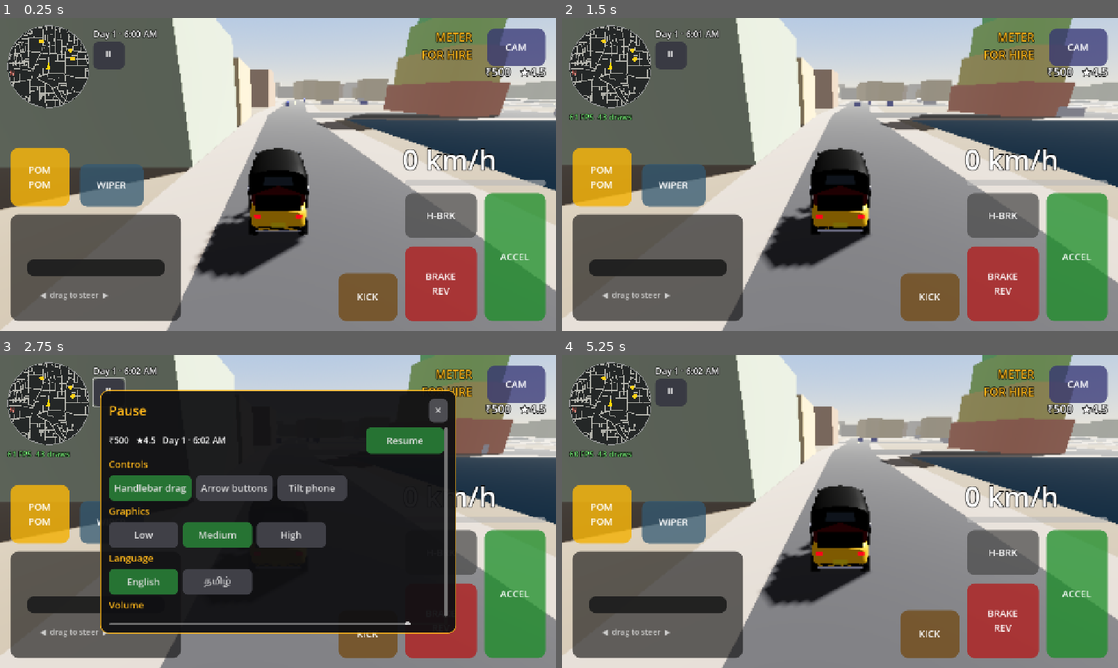
Above: before the commit, frames 1-4 (two rows, left to right).
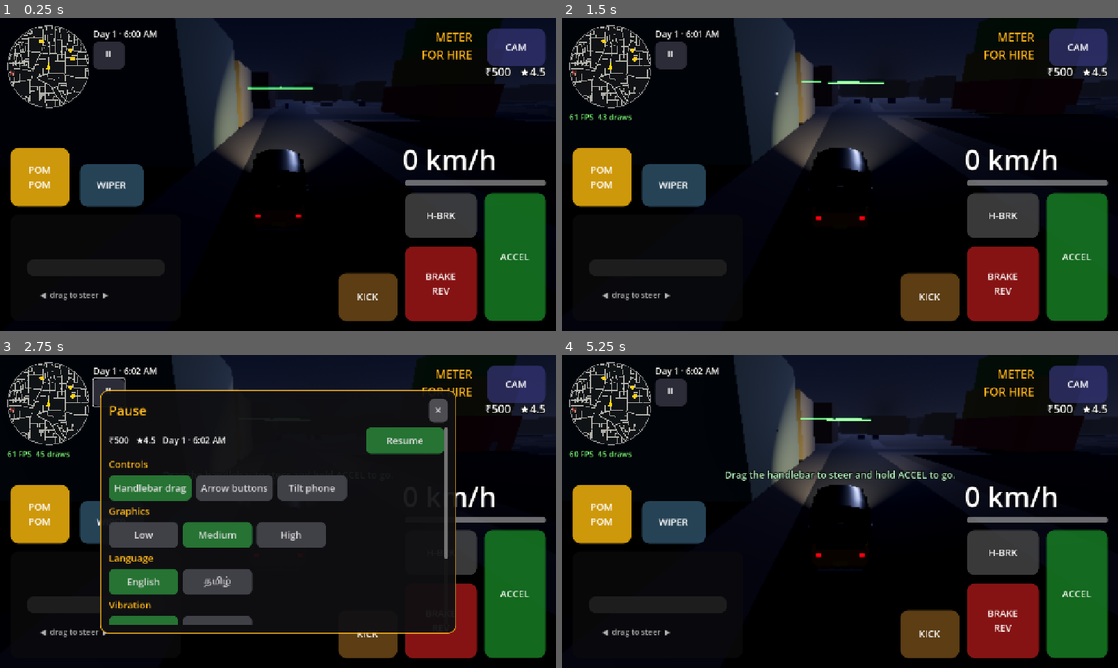
Above: after the commit, the same moments.

Repository: DavidRajPaul/Auto-Simulator-Game-GoDot
Game: Godot game, scene res://scenes/main_chennai.tscn
The game is run twice, just before and just after one commit, with the same random seed, the same clock (stepped at 60 frames per second) and the same inputs.
Inputs (mouse positions are in pixels of both pictures, inside the frame that each line leads up to):
- Up to frame 1 (0.25 s): no input
- Up to frame 2 (1.5 s): move the mouse to (962, 158) at 0.52 s; hold D (steer_right) 0.53-1.25 s; tap H (horn) at 0.6 s; click (962, 158) at 0.67 s; drag from (728, 190) to (812, 237) at 1.27 s
- Up to frame 3 (2.75 s): click "⏸" at 2 s
- Up to frame 4 (5.25 s): click "English" at 2.75 s; click (706, 627) at 3.5 s, where only the run after the commit has a clickable "On"; click (778, 627) at 4.25 s, where only the run after the commit has a clickable "Off"; click "✕" at 5 s

The runs differ from the first frame. In frame 1, 90% of the frame differs, in the area x 0-100%, y 0-100%; in frame 2, 90%; in frame 3, 45%; in frame 4, 90%.

Commit message:
Comfort pack + day/night atmosphere
- ComfortAssist: auto-recover when flipped, Reset-auto offer when stuck,
  guidance arrow (route / nearest rider), first-run hints, haptics
- Atmosphere: sun path over the shift clock, golden hour, night, monsoon
  overcast + fog; auto headlight switches on at dusk or in rain
- GameState weather (monsoon rain windows), pause on focus loss
- Gentler steering curve, speed-based FOV, Vibration/Guide-arrow settings

Co-Authored-By: Claude Opus 5.5 <noreply@anthropic.com>
Claude-Session: https://claude.ai/code/session_01NZmjcP87RjyuMBvBCQaTLX

Diff:
--- a/autoloads/GameState.gd
+++ b/autoloads/GameState.gd
@@ -51,8 +51,11 @@
 var stand_respect_xp: int = 100
 var star_rating: float = 4.5
 var completed_savaris: int = 0
-## Set by the weather system (Phase 5). Riders haggle less and monsoon riders appear.
+## Set by the weather schedule below. Riders haggle less and monsoon riders appear.
 var is_raining: bool = false
+## Today's rain window in shift minutes ([-1, -1] = dry day). NE monsoon: Oct–Dec.
+var rain_window: Vector2 = Vector2(-1.0, -1.0)
+const MONSOON_RAIN_CHANCE: float = 0.4
 
 var owned_vehicles: PackedStringArray = ["singara_classic"]
 var active_vehicle: String = "singara_classic"
@@ -69,7 +72,8 @@
 var shift_running: bool = true
 var day_stats: Dictionary = {"earned": 0, "rides": 0, "fuel_spent": 0, "repairs": 0}
 
-var settings: Dictionary = {"control_scheme": 0, "graphics": 1, "language": "en", "master_volume": 0.9, "engine_volume": 0.8}
+var settings: Dictionary = {"control_scheme": 0, "graphics": 1, "language": "en", "master_volume": 0.9, "engine_volume": 0.8,
+	"vibration": true, "guidance_arrow": true, "tutorial_step": 0}
 
 ## Saving is disabled for test runs so suites never read or clobber a real profile.
 var persistence_enabled: bool = true
@@ -82,6 +86,7 @@
 	for a: String in OS.get_cmdline_args():
 		if a.begins_with("res://tests/"):
 			persistence_enabled = false
+	roll_weather()
 	if persistence_enabled:
 		load_game()
 	SignalBus.player_collision.connect(_on_collision)
@@ -98,6 +103,7 @@
 		return
 	if shift_running:
 		shift_minute += delta * GAME_MIN_PER_SECOND
+		_update_weather()
 		_clock_emit_timer += delta
 		if _clock_emit_timer >= 1.0:
 			_clock_emit_timer = 0.0
@@ -112,6 +118,9 @@
 func _notification(what: int) -> void:
 	if what == NOTIFICATION_APPLICATION_PAUSED or what == NOTIFICATION_WM_CLOSE_REQUEST or what == NOTIFICATION_APPLICATION_FOCUS_OUT:
 		save_game()
+	if what == NOTIFICATION_APPLICATION_PAUSED or what == NOTIFICATION_APPLICATION_FOCUS_OUT:
+		# Phone call / app switch: never leave the auto driving unattended.
+		SignalBus.pause_requested.emit(true)
 
 # --- Money, respect, rating ------------------------------------------------------
 
@@ -293,6 +302,31 @@
 	var h: int = m / 60
 	return "%d:%02d %s" % [((h + 11) % 12) + 1, m % 60, "AM" if h < 12 else "PM"]
 
+func roll_weather() -> void:
+	var rng: RandomNumberGenerator = RandomNumberGenerator.new()
+	rng.seed = hash(day * 7919)
+	var month: int = int(Time.get_date_dict_from_system()["month"])
+	var chance: float = MONSOON_RAIN_CHANCE if month >= 10 or month <= 1 else 0.12
+	if rng.randf() < chance:
+		var start: float = rng.randf_range(540.0, 960.0) # 9 AM – 4 PM
+		rain_window = Vector2(start, start + rng.randf_range(120.0, 300.0))
+	else:
+		rain_window = Vector2(-1.0, -1.0)
+
+## Force weather (tests, debug menu). duration in game minutes.
+func set_rain(on: bool, duration_min: float = 180.0) -> void:
+	rain_window = Vector2(shift_minute, shift_minute + duration_min) if on else Vector2(-1.0, -1.0)
+	_update_weather()
+
+func _update_weather() -> void:
+	var raining: bool = shift_minute >= rain_window.x and shift_minute < rain_window.y
+	if raining != is_raining:
+		is_raining = raining
+		SignalBus.weather_changed.emit(is_raining)
+
+func is_night() -> bool:
+	return shift_minute >= 1140.0 or shift_minute < 375.0 # after 7 PM
+
 func end_shift() -> void:
 	shift_running = false
 	shift_minute = SHIFT_END_MIN
@@ -308,6 +342,8 @@
 	shift_minute = SHIFT_START_MIN
 	shift_running = true
 	day_stats = {"earned": 0, "rides": 0, "fuel_spent": 0, "repairs": 0}
+	roll_weather()
+	_update_weather()
 	SignalBus.shift_clock_updated.emit(day, shift_minute)
 	save_game()
 
@@ -351,7 +387,7 @@
 		"rides": completed_savaris, "owned": Array(owned_vehicles), "active": active_vehicle, "upgrades": upgrades,
 		"horns_owned": horns_owned, "horn": horn_equipped, "paints": Array(paints_owned), "paint": paint_equipped,
 		"fuel": fuel_level, "condition": condition, "day": day, "minute": shift_minute, "day_stats": day_stats,
-		"settings": settings,
+		"settings": settings, "rain": [rain_window.x, rain_window.y],
 	}
 
 func from_dict(d: Dictionary) -> void:
@@ -373,6 +409,8 @@
 	day = int(d.get("day", 1))
 	shift_minute = float(d.get("minute", SHIFT_START_MIN))
 	day_stats = d.get("day_stats", day_stats)
+	var rw: Array = d.get("rain", [-1.0, -1.0])
+	rain_window = Vector2(float(rw[0]), float(rw[1]))
 	var s: Dictionary = d.get("settings", {})
 	for k: String in s:
 		settings[k] = s[k]
--- a/autoloads/SignalBus.gd
+++ b/autoloads/SignalBus.gd
@@ -72,3 +72,10 @@
 signal pause_requested(open: bool)
 signal tow_requested(from_position: Vector3)
 signal teleport_requested(xform: Transform3D)
+# --- Comfort (Phase 5) ------------------------------------------------------
+signal recover_available(available: bool)
+signal recover_requested()
+signal hint_requested(text: String, seconds: float)
+signal weather_changed(raining: bool)
+## Kick-start mini-game: one timed kick (good = landed in the green zone).
+signal kick_timed(good: bool)
--- a/scenes/main_chennai.tscn
+++ b/scenes/main_chennai.tscn
@@ -12,6 +12,8 @@
 [ext_resource type="PackedScene" path="res://scenes/ui/passenger_hud.tscn" id="10"]
 [ext_resource type="Script" path="res://scripts/world/ServicePoints.gd" id="11"]
 [ext_resource type="Script" path="res://scripts/ui/GarageUI.gd" id="12"]
+[ext_resource type="Script" path="res://scripts/vehicle/ComfortAssist.gd" id="13"]
+[ext_resource type="Script" path="res://scripts/world/Atmosphere.gd" id="14"]
 
 [sub_resource type="ProceduralSkyMaterial" id="SkyMat"]
 sky_top_color = Color(0.35, 0.55, 0.85, 1)
@@ -45,6 +47,11 @@
 directional_shadow_mode = 0
 directional_shadow_max_distance = 45.0
 
+[node name="Atmosphere" type="Node" parent="."]
+script = ExtResource("14")
+environment_path = NodePath("../WorldEnvironment")
+sun_path = NodePath("../Sun")
+
 [node name="World" type="Node3D" parent="."]
 script = ExtResource("6")
 player_path = NodePath("../AutoRickshaw")
@@ -66,6 +73,9 @@
 [node name="ServicePoints" type="Node3D" parent="."]
 script = ExtResource("11")
 
+[node name="ComfortAssist" type="Node3D" parent="."]
+script = ExtResource("13")
+
 [node name="SavariManager" type="Node3D" parent="."]
 script = ExtResource("8")
 
--- a/scenes/vehicles/auto_rickshaw.tscn
+++ b/scenes/vehicles/auto_rickshaw.tscn
@@ -41,3 +41,13 @@
 
 [node name="Model" type="Node3D" parent="."]
 script = ExtResource("4")
+
+[node name="Headlight" type="SpotLight3D" parent="." groups=["headlight"]]
+position = Vector3(0, 0.02, -1.36)
+rotation = Vector3(-0.12, 0, 0)
+visible = false
+light_color = Color(1, 0.95, 0.82, 1)
+light_energy = 3.0
+spot_range = 32.0
+spot_angle = 32.0
+spot_attenuation = 0.7
--- a/scripts/passengers/SavariManager.gd
+++ b/scripts/passengers/SavariManager.gd
@@ -130,8 +130,10 @@
 	var weights: Array[float] = []
 	for a: PassengerArchetype in archetypes:
 		var w: float = a.spawn_weight * (2.0 if zone_id != "" and a.home_zones.has(zone_id) else 1.0)
-		if a.surge_multiplier > 1.0 and not GameState.is_raining:
-			w *= 0.15 # monsoon riders are rare on dry days
+		if a.surge_multiplier > 1.0 and not GameState.is_raining and not GameState.is_night():
+			w *= 0.15 # monsoon / late-night riders are rare on dry days
+		elif a.surge_multiplier > 1.0:
+			w *= 2.5
 		weights.append(w)
 		total += w
 	var roll: float = rng.randf() * total
--- a/scripts/ui/GarageUI.gd
+++ b/scripts/ui/GarageUI.gd
@@ -48,6 +48,10 @@
 	SignalBus.fuel_changed.connect(_on_fuel)
 	SignalBus.speed_updated.connect(func(k: float) -> void: _speed_kmh = k)
 	SignalBus.shift_ended.connect(_on_shift_ended)
+	SignalBus.pause_requested.connect(func(open: bool) -> void:
+		if open and not is_open():
+			open_pause())
+	SignalBus.recover_available.connect(_on_recover_available)
 	SignalBus.settings_changed.connect(func(_s: Dictionary) -> void: _refresh_texts())
 	SignalBus.wallet_balance_changed.connect(func(_b: int, _d: int) -> void:
 		if _modal.visible and _modal_title.text == tr("GARAGE"):
@@ -134,6 +138,22 @@
 		_service_msg.text = tr("OUT_OF_FUEL")
 		_service_bar.add_child(_button("%s  ₹%d" % [tr("TOW"), ServicePoints.TOW_COST_INR], Color(0.6, 0.2, 0.15), _tow))
 		_service_bar.visible = true
+
+func _on_recover_available(available: bool) -> void:
+	if not available:
+		if _service_kind == "" and not _out_of_fuel_shown:
+			_service_bar.visible = false
+			_service_msg.text = ""
+		return
+	if _service_kind != "":
+		return
+	for c: Node in _service_bar.get_children():
+		c.queue_free()
+	_service_msg.text = ""
+	_service_bar.add_child(_button(tr("RESET_AUTO"), Color(0.25, 0.35, 0.6), func() -> void:
+		SignalBus.recover_requested.emit()
+		_service_bar.visible = false))
+	_service_bar.visible = true
 
 func _tow() -> void:
 	SignalBus.tow_requested.emit(_last_player_pos())
@@ -240,6 +260,14 @@
 	_choice_row(tr("LANGUAGE"), PackedStringArray(["English", "தமிழ்"]), 0 if str(s["language"]) == "en" else 1,
 		func(i: int) -> void:
 			GameState.set_setting("language", "en" if i == 0 else "ta")
+			open_pause())
+	_choice_row(tr("VIBRATION"), PackedStringArray([tr("ON"), tr("OFF")]), 0 if bool(s.get("vibration", true)) else 1,
+		func(i: int) -> void:
+			GameState.set_setting("vibration", i == 0)
+			open_pause())
+	_choice_row(tr("GUIDE_ARROW"), PackedStringArray([tr("ON"), tr("OFF")]), 0 if bool(s.get("guidance_arrow", true)) else 1,
+		func(i: int) -> void:
+			GameState.set_setting("guidance_arrow", i == 0)
 			open_pause())
 	var vl: Label = Label.new()
 	vl.text = tr("VOLUME")
--- a/scripts/ui/PassengerHUD.gd
+++ b/scripts/ui/PassengerHUD.gd
@@ -29,6 +29,8 @@
 var _toast: Label
 var _toast_timer: float = 0.0
 var minimap: MiniMap
+var _hint: Label
+var _hint_timer: float = 0.0
 
 func _ready() -> void:
 	layer = 11
@@ -56,6 +58,13 @@
 	SignalBus.haggle_resolved.connect(_on_haggle_resolved)
 	SignalBus.ride_updated.connect(_on_ride_updated)
 	SignalBus.ride_completed.connect(_on_ride_completed)
+	_hint = _label("", 22, Color(0.75, 1.0, 0.8))
+	_hint.horizontal_alignment = HORIZONTAL_ALIGNMENT_CENTER
+	_hint.autowrap_mode = TextServer.AUTOWRAP_WORD_SMART
+	SignalBus.hint_requested.connect(func(text: String, seconds: float) -> void:
+		_hint.text = text
+		_hint_timer = seconds)
+	_layout()
 	SignalBus.near_miss.connect(func(_c: float) -> void: toast("Gap-la Gethu!", 1.2))
 
 func _process(delta: float) -> void:
@@ -68,6 +77,10 @@
 		_fare_timer -= delta
 		if _fare_timer <= 0.0:
 			_fare_card.visible = false
+	if _hint_timer > 0.0:
+		_hint_timer -= delta
+		if _hint_timer <= 0.0:
+			_hint.text = ""
 	if _toast_timer > 0.0:
 		_toast_timer -= delta
 		if _toast_timer <= 0.0:
@@ -175,6 +188,9 @@
 	_fare_card.custom_minimum_size = Vector2(360.0, 0.0)
 	_fare_card.position = Vector2(vp.x * 0.5 - 180.0, vp.y * 0.2)
 	_toast.position = Vector2(0.0, vp.y * 0.25)
+	if _hint != null:
+		_hint.position = Vector2(vp.x * 0.2, vp.y * 0.36)
+		_hint.size = Vector2(vp.x * 0.6, 60.0)
 	_toast.size = Vector2(vp.x, 40.0)
 
 # --- Behaviour -----------------------------------------------------------------
--- a/scripts/ui/TouchHUD.gd
+++ b/scripts/ui/TouchHUD.gd
@@ -231,7 +231,9 @@
 	elif event is InputEventScreenDrag:
 		var sd: InputEventScreenDrag = event as InputEventScreenDrag
 		if sd.index == _steer_touch_index:
-			set_steer((sd.position.x - _steer_touch_origin_x) / STEER_DRAG_RANGE_PX)
+			# Gentle curve: fine control near centre, full lock at the edge.
+			var raw: float = clampf((sd.position.x - _steer_touch_origin_x) / STEER_DRAG_RANGE_PX, -1.0, 1.0)
+			set_steer(signf(raw) * pow(absf(raw), 1.4))
 
 ## -1 = full left, +1 = full right. Public so tests and tilt-steering can reuse it.
 func set_steer(value: float) -> void:
--- a/scripts/vehicle/CameraRig.gd
+++ b/scripts/vehicle/CameraRig.gd
@@ -47,7 +47,9 @@
 			desired = _target.global_position + basis_flat * CHASE_OFFSET
 	var t: float = 1.0 - exp(-follow_sharpness * delta)
 	_camera.global_position = _camera.global_position.lerp(desired, t)
-	_camera.fov = 70.0
+	# A little wider with speed: reads as faster without needing more speed.
+	var speed: float = (_target as RigidBody3D).linear_velocity.length() if _target is RigidBody3D else 0.0
+	_camera.fov = lerpf(_camera.fov, 68.0 + clampf(speed * 0.45, 0.0, 9.0), 1.0 - exp(-3.0 * delta))
 	var look_at_pt: Vector3 = _target.global_position + Vector3(0.0, 0.4, 0.0)
 	if _camera.global_position.distance_to(look_at_pt) > 0.1:
 		_camera.look_at(look_at_pt, Vector3.UP if mode != Mode.TOP_DOWN else -basis_flat.z)
--- /dev/null
+++ b/scripts/vehicle/ComfortAssist.gd
@@ -0,0 +1,201 @@
+class_name ComfortAssist
+extends Node3D
+## Player-comfort helpers (MVP polish):
+##  • Auto-recover when the auto is flipped; "Reset auto" offer when stuck.
+##  • Guidance arrow above the auto: along the GPS route, or to the nearest rider.
+##  • First-run hints that walk a new driver through one full ride.
+##  • Haptic feedback (horn, crashes, near misses, deals).
+## Talks to the rest of the game through SignalBus; finds the player via its group.
+
+const FLIP_UP_Y: float = 0.35
+const FLIP_RESET_S: float = 2.0
+const STUCK_S: float = 4.0
+const ARROW_HEIGHT_M: float = 2.6
+const ARROW_LOOKAHEAD_M: float = 35.0
+const ARROW_HIDE_NEAR_M: float = 18.0
+
+const HINTS: Array[Dictionary] = [
+	{"id": "drive", "text": "HINT_DRIVE"},
+	{"id": "hail", "text": "HINT_HAIL"},
+	{"id": "haggle", "text": "HINT_HAGGLE"},
+	{"id": "ride", "text": "HINT_RIDE"},
+	{"id": "dropoff", "text": "HINT_DONE"},
+]
+
+var _player: RigidBody3D
+var _flip_timer: float = 0.0
+var _stuck_timer: float = 0.0
+var _recover_offered: bool = false
+var _route: PackedVector3Array = PackedVector3Array()
+var _hails: Array = []
+var _speed_kmh: float = 0.0
+var _arrow: MeshInstance3D
+var _hint_cooldown: float = 1.5
+
+func _ready() -> void:
+	_build_arrow()
+	SignalBus.route_updated.connect(func(p: PackedVector3Array) -> void: _route = p)
+	SignalBus.hails_updated.connect(func(h: Array) -> void: _hails = h)
+	SignalBus.speed_updated.connect(func(k: float) -> void: _speed_kmh = k)
+	SignalBus.recover_requested.connect(recover)
+	# Haptics.
+	SignalBus.horn_blasted.connect(func(_o: Vector3, _f: Vector3, _r: float, _t: int) -> void: vibrate(30))
+	SignalBus.player_collision.connect(func(i: float) -> void: vibrate(clampi(int(i * 25.0), 40, 300)))
+	SignalBus.near_miss.connect(func(_c: float) -> void: vibrate(40))
+	SignalBus.haggle_resolved.connect(func(r: Dictionary) -> void:
+		if bool(r["accepted"]):
+			vibrate(70)
+			_advance_hint("haggle")
+			_advance_hint("ride", true))
+	SignalBus.haggle_started.connect(func(_i: Dictionary, _s: float) -> void: _advance_hint("hail"))
+	SignalBus.ride_completed.connect(func(_b: Dictionary) -> void: _advance_hint("ride"))
+
+func _physics_process(delta: float) -> void:
+	if _player == null:
+		var autos: Array[Node] = get_tree().get_nodes_in_group("player_auto")
+		if autos.is_empty():
+			return
+		_player = autos[0] as RigidBody3D
+	_watch_flip_and_stuck(delta)
+	_update_arrow()
+	_tick_hints(delta)
+
+# --- Recovery ----------------------------------------------------------------------------
+
+func _watch_flip_and_stuck(delta: float) -> void:
+	if _player.global_transform.basis.y.y < FLIP_UP_Y:
+		_flip_timer += delta
+		if _flip_timer >= FLIP_RESET_S:
+			recover()
+	else:
+		_flip_timer = 0.0
+	var pushing: bool = Input.get_action_strength("accelerate") > 0.5 or Input.get_action_strength("brake") > 0.5
+	if pushing and _speed_kmh < 1.5:
+		_stuck_timer += delta
+	else:
+		_stuck_timer = 0.0
+	var should_offer: bool = _stuck_timer >= STUCK_S
+	if should_offer != _recover_offered:
+		_recover_offered = should_offer
+		SignalBus.recover_available.emit(should_offer)
+
+## Put the auto back on the nearest road, upright, in the left lane, facing traffic flow.
+func recover() -> void:
+	_flip_timer = 0.0
+	_stuck_timer = 0.0
+	if _recover_offered:
+		_recover_offered = false
+		SignalBus.recover_available.emit(false)
+	var graph: RoadGraph = SignalBus.current_road_graph
+	if graph == null or _player == null:
+		return
+	var cp: Dictionary = graph.closest_point(_player.global_position)
+	if int(cp["edge"]) < 0:
+		return
+	var e: int = int(cp["edge"])
+	var dir: int = 1 if graph.lanes_in_dir(e, 1) > 0 else -1
+	# Prefer the direction we were roughly facing.
+	var fwd: Vector3 = -_player.global_transform.basis.z
+	var pd: Array[Vector3] = graph.sample(e, float(cp["s"]), 1)
+	if graph.lanes_in_dir(e, -1) > 0 and fwd.dot(pd[1]) < 0.0:
+		dir = -1
+	var lp: Array[Vector3] = graph.lane_position(e, float(cp["s"]), dir, 0) # kerb-side sub-lane
+	SignalBus.teleport_requested.emit(Transform3D(Basis.looking_at(lp[1], Vector3.UP), lp[0] + Vector3(0, 1.0, 0)))
+	vibrate(60)
+
+# --- Guidance arrow ----------------------------------------------------------------------
+
+func _build_arrow() -> void:
+	var st: SurfaceTool = SurfaceTool.new()
+	st.begin(Mesh.PRIMITIVE_TRIANGLES)
+	st.set_color(Color(0.25, 1.0, 0.45))
+	# Flat chevron pointing -Z, lying in the XZ plane.
+	var pts: Array[Vector3] = [Vector3(0, 0, -1.1), Vector3(0.8, 0, 0.2), Vector3(0.3, 0, 0.2), Vector3(0.3, 0, 0.9),
+		Vector3(-0.3, 0, 0.9), Vector3(-0.3, 0, 0.2), Vector3(-0.8, 0, 0.2)]
+	for tri: Array in [[0, 1, 6], [2, 3, 5], [3, 4, 5]]:
+		for i: int in tri:
+			st.add_vertex(pts[i])
+	var mat: StandardMaterial3D = StandardMaterial3D.new()
+	mat.shading_mode = BaseMaterial3D.SHADING_MODE_UNSHADED
+	mat.vertex_color_use_as_albedo = true
+	mat.cull_mode = BaseMaterial3D.CULL_DISABLED
+	mat.no_depth_test = true
+	mat.render_priority = 10
+	_arrow = MeshInstance3D.new()
+	_arrow.name = "GuidanceArrow"
+	_arrow.mesh = st.commit()
+	_arrow.material_override = mat
+	_arrow.cast_shadow = GeometryInstance3D.SHADOW_CASTING_SETTING_OFF
+	_arrow.visible = false
+	add_child(_arrow)
+
+func guidance_target() -> Vector3:
+	var p: Vector3 = _player.global_position
+	if _route.size() >= 2:
+		# Point a little ahead along the route from where we are.
+		var best_i: int = 0
+		var best_d: float = INF
+		for i: int in _route.size():
+			var d: float = _route[i].distance_squared_to(p)
+			if d < best_d:
+				best_d = d
+				best_i = i
+		var acc: float = 0.0
+		for i: int in range(best_i, _route.size() - 1):
+			acc += _route[i].distance_to(_route[i + 1])
+			if acc >= ARROW_LOOKAHEAD_M:
+				return _route[i + 1]
+		return _route[_route.size() - 1]
+	var best: Vector3 = Vector3.INF
+	for h: Dictionary in _hails:
+		var hp: Vector3 = h["position"]
+		if best == Vector3.INF or hp.distance_squared_to(p) < best.distance_squared_to(p):
+			best = hp
+	return best
+
+func _update_arrow() -> void:
+	var enabled: bool = bool(GameState.settings.get("guidance_arrow", true))
+	var target: Vector3 = guidance_target()
+	var p: Vector3 = _player.global_position
+	var flat: Vector3 = Vector3(target.x - p.x, 0.0, target.z - p.z)
+	if not enabled or target == Vector3.INF or flat.length() < ARROW_HIDE_NEAR_M:
+		_arrow.visible = false
+		return
+	_arrow.visible = true
+	_arrow.global_transform = Transform3D(Basis.looking_at(flat.normalized(), Vector3.UP), p + Vector3(0, ARROW_HEIGHT_M, 0))
+
+# --- First-run hints ---------------------------------------------------------------------
+
+func _tick_hints(delta: float) -> void:
+	_hint_cooldown -= delta
+	var step: int = int(GameState.settings.get("tutorial_step", 0))
+	if step >= HINTS.size() or _hint_cooldown > 0.0:
+		return
+	var id: String = str(HINTS[step]["id"])
+	if id == "drive":
+		_show_hint(step)
+		if _speed_kmh > 15.0:
+			_advance_hint("drive")
+	elif id in ["hail", "dropoff"]:
+		_show_hint(step)
+
+func _show_hint(step: int) -> void:
+	SignalBus.hint_requested.emit(tr(str(HINTS[step]["text"])), 6.0)
+	_hint_cooldown = 7.0
+
+## Move the tutorial on once the player has done `id` (no-op if they're past it).
+func _advance_hint(id: String, show_next: bool = false) -> void:
+	var step: int = int(GameState.settings.get("tutorial_step", 0))
+	if step >= HINTS.size() or str(HINTS[step]["id"]) != id:
+		return
+	GameState.settings["tutorial_step"] = step + 1
+	GameState.save_game()
+	_hint_cooldown = 0.0 if show_next else 1.5
+	if show_next and step + 1 < HINTS.size():
+		_show_hint(step + 1)
+
+# --- Haptics -------------------------------------------------------------------------------
+
+func vibrate(ms: int) -> void:
+	if bool(GameState.settings.get("vibration", true)) and OS.has_feature("mobile"):
+		Input.vibrate_handheld(ms, 0.6)
--- /dev/null
+++ b/scripts/world/Atmosphere.gd
@@ -0,0 +1,77 @@
+class_name Atmosphere
+extends Node
+## Day/night and monsoon look, driven by GameState's shift clock and weather (GDD §3):
+## Agni Nakshatram noon glare → golden Marina sunset → night; rain = overcast, denser fog.
+## Headlights (group "headlight") switch on at dusk or in rain.
+
+const SUNRISE_MIN: float = 360.0 # 6:00
+const SUNSET_MIN: float = 1110.0 # 18:30
+const MAX_ELEVATION_DEG: float = 72.0
+const UPDATE_INTERVAL_S: float = 0.25
+
+@export var environment_path: NodePath
+@export var sun_path: NodePath
+
+var _env: Environment
+var _sun: DirectionalLight3D
+var _sky: ProceduralSkyMaterial
+var _timer: float = 0.0
+var _rain_blend: float = 0.0
+var _base_fog_density: float = 0.0028
+
+func _ready() -> void:
+	var we: WorldEnvironment = get_node_or_null(environment_path) as WorldEnvironment
+	_sun = get_node_or_null(sun_path) as DirectionalLight3D
+	if we != null:
+		_env = we.environment
+		_base_fog_density = _env.fog_density
+		if _env.sky != null:
+			_sky = _env.sky.sky_material as ProceduralSkyMaterial
+	_rain_blend = 1.0 if GameState.is_raining else 0.0
+	apply(GameState.shift_minute, _rain_blend)
+
+func _process(delta: float) -> void:
+	_rain_blend = move_toward(_rain_blend, 1.0 if GameState.is_raining else 0.0, delta * 0.25)
+	_timer += delta
+	if _timer >= UPDATE_INTERVAL_S:
+		_timer = 0.0
+		apply(GameState.shift_minute, _rain_blend)
+
+## 0 at the horizon → 1 at noon; negative at night.
+static func sun_height(minute: float) -> float:
+	var t: float = (minute - SUNRISE_MIN) / (SUNSET_MIN - SUNRISE_MIN)
+	return sin(PI * t) if t >= 0.0 and t <= 1.0 else -0.3
+
+func apply(minute: float, rain: float) -> void:
+	var t: float = clampf((minute - SUNRISE_MIN) / (SUNSET_MIN - SUNRISE_MIN), 0.0, 1.0)
+	var h: float = sun_height(minute)
+	var day: float = smoothstep(-0.05, 0.25, h) # 0 night … 1 day
+	var golden: float = (1.0 - smoothstep(0.05, 0.35, h)) * day # low sun glow
+
+	if _sun != null:
+		# East (+x) at sunrise → overhead (tilted south, +z, at 13°N) → west at sunset.
+		var to_sun: Vector3 = Vector3(cos(PI * t), maxf(h, 0.08) * sin(deg_to_rad(MAX_ELEVATION_DEG)), 0.35).normalized()
+		if day < 0.01:
+			to_sun = Vector3(-0.3, 0.8, -0.4).normalized() # moonlight
+		_sun.global_transform = Transform3D(Basis.looking_at(-to_sun, Vector3.UP if absf(to_sun.y) < 0.99 else Vector3.FORWARD), _sun.global_position)
+		var sun_col: Color = Color(1.0, 0.97, 0.9).lerp(Color(1.0, 0.62, 0.35), golden)
+		_sun.light_color = sun_col.lerp(Color(0.55, 0.62, 0.85), 1.0 - day)
+		_sun.light_energy = lerpf(0.12, 0.8, day) * lerpf(1.0, 0.35, rain)
+
+	if _env != null:
+		var amb_day: Color = Color(0.42, 0.42, 0.47).lerp(Color(0.5, 0.42, 0.38), golden)
+		var amb: Color = Color(0.07, 0.08, 0.14).lerp(amb_day, day)
+		_env.ambient_light_color = amb.lerp(Color(0.38, 0.4, 0.44) * lerpf(0.4, 1.0, day), rain * 0.7)
+		var horizon: Color = Color(0.1, 0.12, 0.2).lerp(Color(0.86, 0.82, 0.72).lerp(Color(1.0, 0.6, 0.35), golden), day)
+		horizon = horizon.lerp(Color(0.5, 0.52, 0.55) * lerpf(0.35, 1.0, day), rain)
+		_env.fog_light_color = horizon * 0.8
+		_env.fog_density = lerpf(_base_fog_density, _base_fog_density * 2.6, rain) * lerpf(1.3, 1.0, day)
+		if _sky != null:
+			var top: Color = Color(0.02, 0.03, 0.08).lerp(Color(0.35, 0.55, 0.85).lerp(Color(0.4, 0.4, 0.62), golden), day)
+			_sky.sky_top_color = top.lerp(Color(0.45, 0.47, 0.5) * lerpf(0.3, 1.0, day), rain)
+			_sky.sky_horizon_color = horizon
+			_sky.ground_horizon_color = horizon
+
+	var lights_on: bool = day < 0.55 or rain > 0.5
+	for n: Node in get_tree().get_nodes_in_group("headlight"):
+		(n as Light3D).visible = lights_on
--- a/translations/ui.csv
+++ b/translations/ui.csv
@@ -49,3 +49,13 @@
 RATING,"Rating","மதிப்பீடு"
 NEXT_DAY,"Start next day","அடுத்த நாள் தொடங்கு"
 RESET_PROGRESS,"Reset progress","முன்னேற்றத்தை மீட்டமை"
+HINT_DRIVE,"Drag the handlebar to steer and hold ACCEL to go.","ஹேண்டில்பாரை இழுத்து திருப்பவும், ACCEL அழுத்தி ஓட்டவும்."
+HINT_HAIL,"Yellow beams are riders waving you down. Stop right beside one.","மஞ்சள் ஒளி = சவாரி கேட்பவர். அவர் அருகில் நிறுத்துங்கள்."
+HINT_HAGGLE,"Pick an offer before the timer ends. Correct Meter is always accepted.","நேரம் முடியும் முன் தேர்வு செய்யுங்கள். சரியான மீட்டர் எப்போதும் ஏற்கப்படும்."
+HINT_RIDE,"Follow the green line and arrow. Stop inside the green ring.","பச்சை கோட்டையும் அம்பையும் பின்தொடருங்கள். பச்சை வட்டத்துக்குள் நிறுத்துங்கள்."
+HINT_DONE,"Refuel at LPG bunks. Upgrade at garages beside auto stands.","LPG பங்கில் எரிபொருள் நிரப்புங்கள். ஆட்டோ ஸ்டாண்ட் அருகில் கேரேஜ் உள்ளது."
+RESET_AUTO,"Reset auto","ஆட்டோவை மீட்டமை"
+VIBRATION,"Vibration","அதிர்வு"
+GUIDE_ARROW,"Guide arrow","வழிகாட்டி அம்பு"
+ON,"On","ஆன்"
+OFF,"Off","ஆஃப்"
Not shown, added: scripts/vehicle/ComfortAssist.gd.uid
Not shown, added: scripts/world/Atmosphere.gd.uid
Binary file changed: translations/ui.en.translation
Binary file changed: translations/ui.ta.translation
